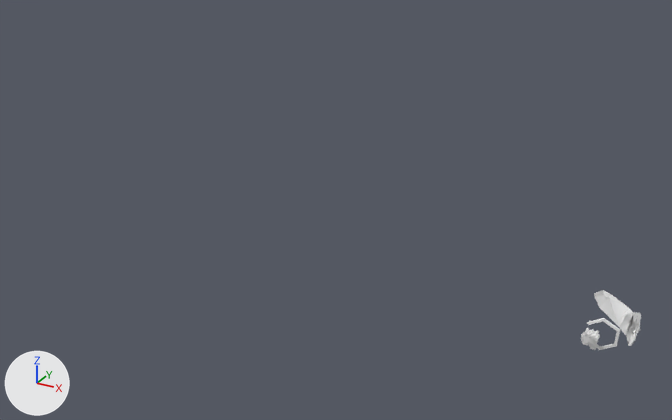
Two versions of the OBJ model assets/models/level/ice/model.obj, one commit apart.
One viewpoint serves both versions: a 50 mm lens placed at (94.0, -1265.0, 664.0), pointed at (-399.0, -369.0, 216.0). The lights are fixed; the arrows at lower left show +X, +Y and +Z. The first picture is the older version. Where no turn or scale is listed for an object, it has been applied to the vertices.

The first picture shows 'iceMesh'.
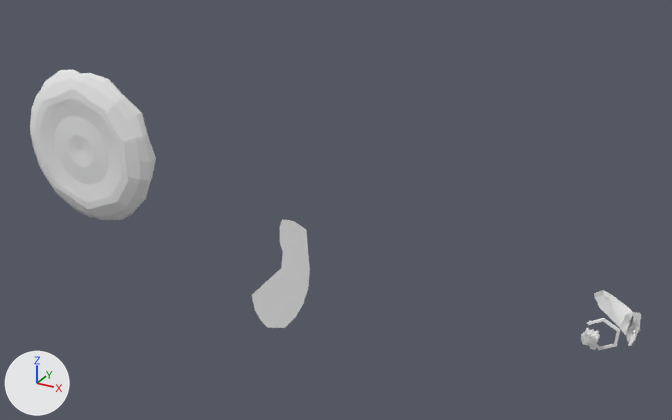
Changed parts and their boxes [x1, y1, x2, y2] in the pictures (672 x 420 px):
```json
{"object": "iceMesh", "change": "reshaped", "before": [581, 290, 641, 350], "after": [30, 69, 641, 350], "on screen": "903% wider, 362% taller"}
{"part": 1, "of": "me_icemesh", "change": "added", "after": [30, 69, 156, 220]}
{"part": 2, "of": "me_icemesh", "change": "added", "after": [252, 220, 310, 328]}
```

Edits to the scene script, one JSON object a line:
```json
{"block": "me_icemesh", "where": "# used by ob_icemesh; location = (0.0, 0.0, 0.0)"}
{"op": "remove", "block": "me_icemesh", "code": "me_icemesh.from_pydata(...)  # 478 vertices, 658 faces; spans x -147.0..-73.4, y -146.3..-62.5, z -36.9..32.6"}
{"op": "add", "block": "me_icemesh", "code": "me_icemesh.from_pydata(...)  # 995 vertices, 1194 faces; spans x -614.1..-73.4, y -635.1..-62.5, z -36.9..428.4"}
{"block": "me_icemesh", "change": "me_icemesh part 1: a new loose piece of 482 vertices spanning x -614.1..-458.3, y -635.1..-609.3, z 273.8..428.4, in mat_icemat (white #e7e7e7)"}
{"block": "me_icemesh", "change": "me_icemesh part 2: a new loose piece of 35 vertices spanning x -569.0..-472.6, y -307.0, z -20.4..155.8, in mat_icemat (white #e7e7e7)"}
```
